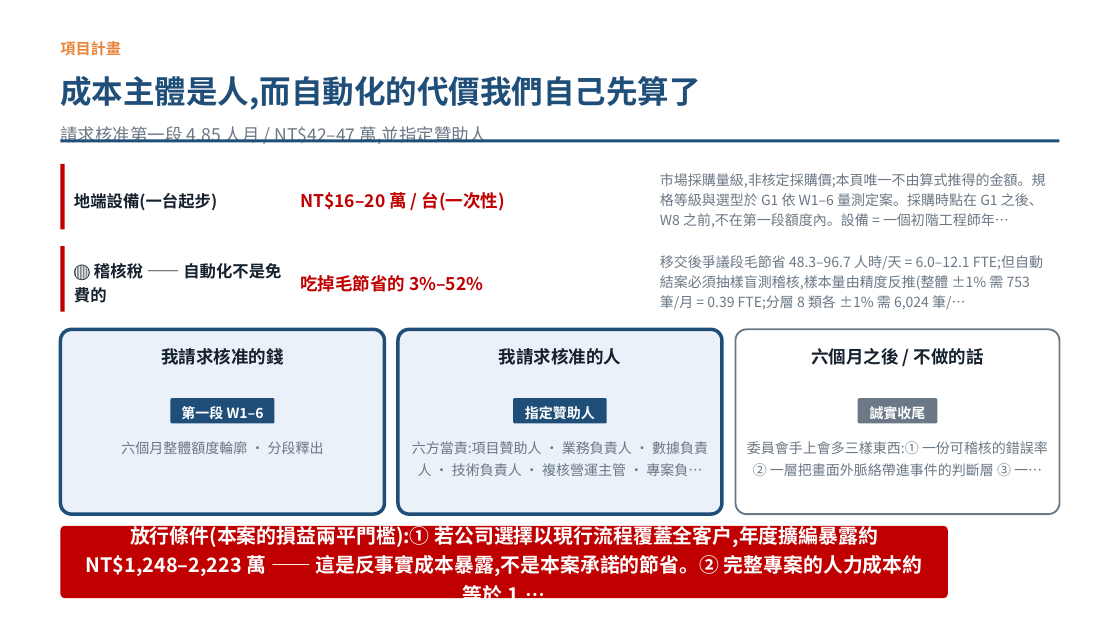
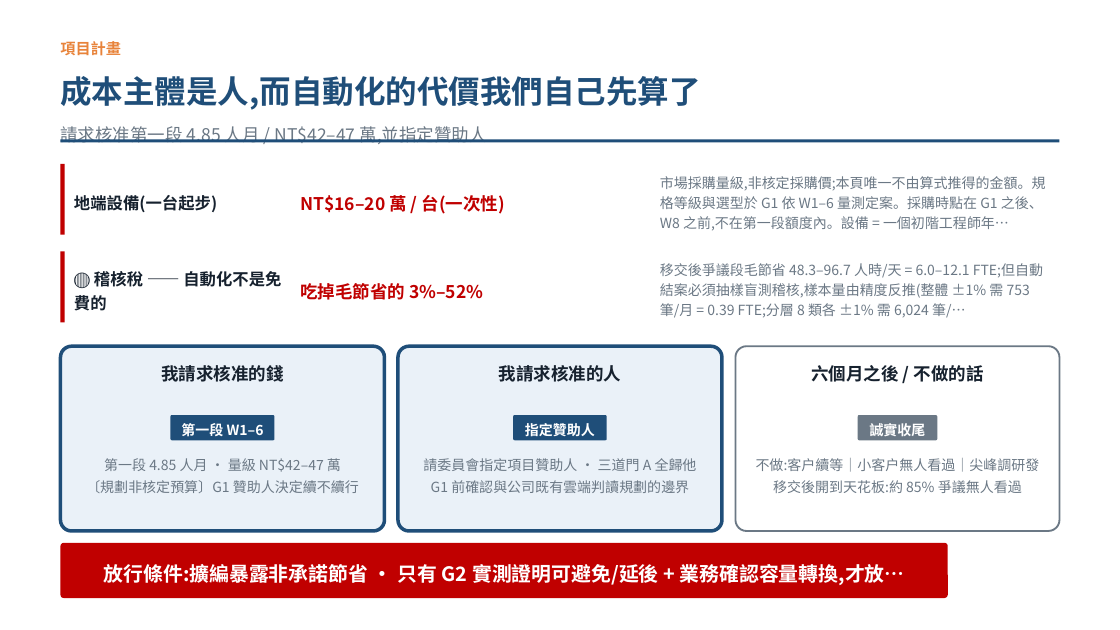
Before and after one commit to pokai-huang0828/UTS_workspace, a slide deck: slide 11 of Artificial Intelligence for Enterprises/Assessment3/Huang_26254793_421104_Assessment 3.pptx. Drawn at 1120x630 pixels with LibreOffice and Linux fonts; fonts in the diff are those of the drawing. Boxes give left, top, right and bottom in pixels: in the first picture for what was removed or moved away, otherwise in the second. Text is boxed around its words. In the diff, an @@ line names an element or a change of style, - is before the commit and + after.

```diff
--- a/Artificial Intelligence for Enterprises/Assessment3/Huang_26254793_421104_Assessment 3.pptx
+++ b/Artificial Intelligence for Enterprises/Assessment3/Huang_26254793_421104_Assessment 3.pptx
@@ rectangle: place and size @@
-rectangle at (60,164,65,229)
+rectangle at (60,164,65,234)
@@ rectangle: place and size @@
-rectangle at (60,246,65,312)
+rectangle at (60,251,65,322)
@@ text "🔴 稽核稅 —— 自動化不是免費的": place and size @@
-text "🔴 稽核稅 —— 自動化不是免費的" at (74,263,281,303)
+text "🔴 稽核稅 —— 自動化不是免費的" at (74,271,281,311)
@@ text "吃掉毛節省的 3%–52%": place and size @@
-text "吃掉毛節省的 3%–52%" at (300,275,483,292)
+text "吃掉毛節省的 3%–52%" at (300,283,483,300)
@@ text "移交後爭議段毛節省 48.3–96.7 人時/天 = 6.0–12.1 ...": place and size @@
-text "移交後爭議段毛節省 48.3–96.7 人時/天 = 6.0–12.1 ..." at (660,255,1043,310)
+text "移交後爭議段毛節省 48.3–96.7 人時/天 = 6.0–12.1 ..." at (660,263,1043,318)
@@ 6 texts, 6 rounded rectangles: place and size @@
-6 texts, 6 rounded rectangles at (60,329,1060,514)
+6 texts, 6 rounded rectangles at (60,346,1060,531)
@@ text at (86,458,359,493): text changed @@
-六個月整體額度輪廓 · 分段釋出
+第一段 4.85 人月 · 量級 NT$42–47 萬
+〔規劃非核定預算〕G1 贊助人決定續不續行
@@ text at (423,458,697,493): text changed @@
-六方當責:項目贊助人 · 業務負責人 · 數據負責人 · 技術負責人 · 複核營運主管 · 專案負…
+請委員會指定項目贊助人 · 三道門 A 全歸他
+G1 前確認與公司既有雲端判讀規劃的邊界
@@ text at (756,458,1040,493): text changed @@
-委員會手上會多三樣東西:① 一份可稽核的錯誤率 ② 一層把畫面外脈絡帶進事件的判斷層 ③ 一…
+不做:客戶續等｜小客戶無人看過｜尖峰調研發
+移交後開到天花板:約 85% 爭議無人看過
@@ rounded rectangle: place and size @@
-rounded rectangle at (60,526,948,598)
+rounded rectangle at (60,543,948,598)
@@ text at (104,564,905,585): text changed @@
-放行條件(本案的損益兩平門檻):① 若公司選擇以現行流程覆蓋全客戶,年度擴編暴露約 NT$1,248–2,223 萬 —— 這是反事實成本暴露,不是本案承諾的節省。② 完整專案的人力成本約等於 1.…
+放行條件:擴編暴露非承諾節省 · 只有 G2 實測證明可避免/延後 + 業務確認容量轉換,才放…
```
Also in this commit, not shown: 6 other slides changed, 2 other files.
